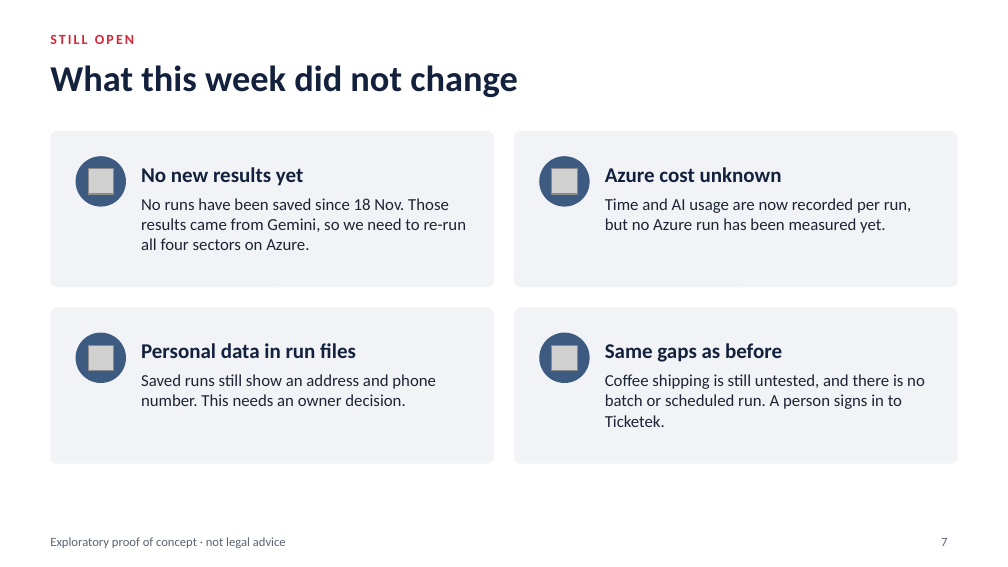
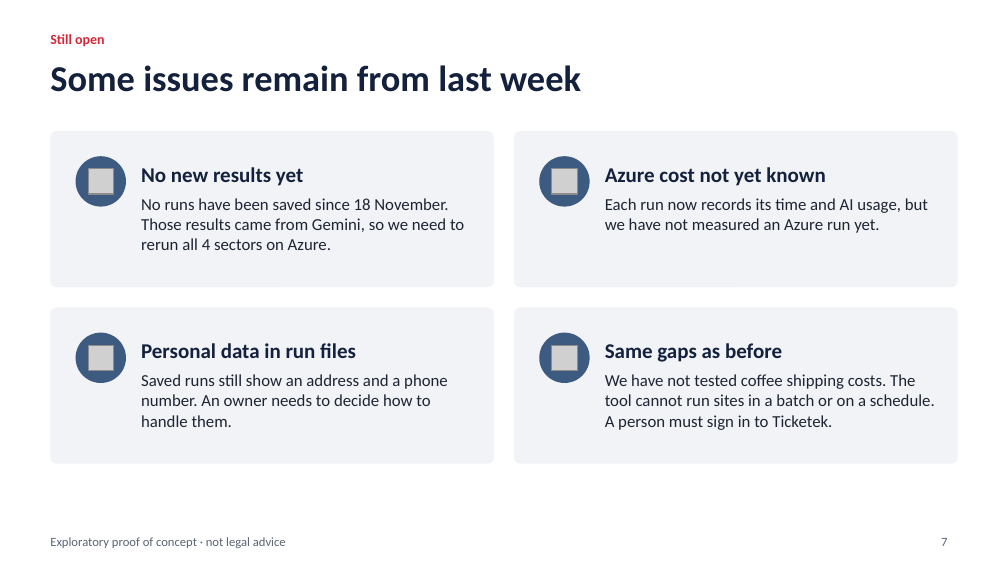
Before and after one commit to roflov2/browser-automation, a slide deck: slide 7 of docs/Drip_Pricing_PoC_update_2026-11-24.pptx. Drawn at 1008x567 pixels with LibreOffice and Linux fonts; fonts in the diff are those of the drawing; grey boxes stand for pictures. Boxes give left, top, right and bottom in pixels: in the first picture for what was removed or moved away, otherwise in the second. Text is boxed around its words. In the diff, an @@ line names an element or a change of style, - is before the commit and + after.

```diff
--- a/docs/Drip_Pricing_PoC_update_2026-11-24.pptx
+++ b/docs/Drip_Pricing_PoC_update_2026-11-24.pptx
@@ text at box(50, 34, 105, 47): text changed @@
-STILL OPEN
+Still open
@@ title at box(50, 65, 581, 92): text changed @@
-What this week did not change
+Some issues remain from last week
@@ text at box(605, 167, 825, 186): text changed @@
-Azure cost unknown
+Azure cost not yet known
@@ text at box(141, 198, 464, 250): text changed @@
-No runs have been saved since 18 Nov. Those results came from Gemini, so we need to re-run all four sectors on Azure.
+No runs have been saved since 18 November. Those results came from Gemini, so we need to rerun all 4 sectors on Azure.
@@ text at box(605, 198, 928, 233): text changed @@
-Time and AI usage are now recorded per run, but no Azure run has been measured yet.
+Each run now records its time and AI usage, but we have not measured an Azure run yet.
@@ text at box(141, 374, 448, 427): text changed @@
-Saved runs still show an address and phone number. This needs an owner decision.
+Saved runs still show an address and a phone number. An owner needs to decide how to handle them.
@@ text at box(605, 374, 935, 430): text changed @@
-Coffee shipping is still untested, and there is no batch or scheduled run. A person signs in to Ticketek.
+We have not tested coffee shipping costs. The tool cannot run sites in a batch or on a schedule. A person must sign in to Ticketek.
```
Also in this commit, not shown: 7 other slides changed.
